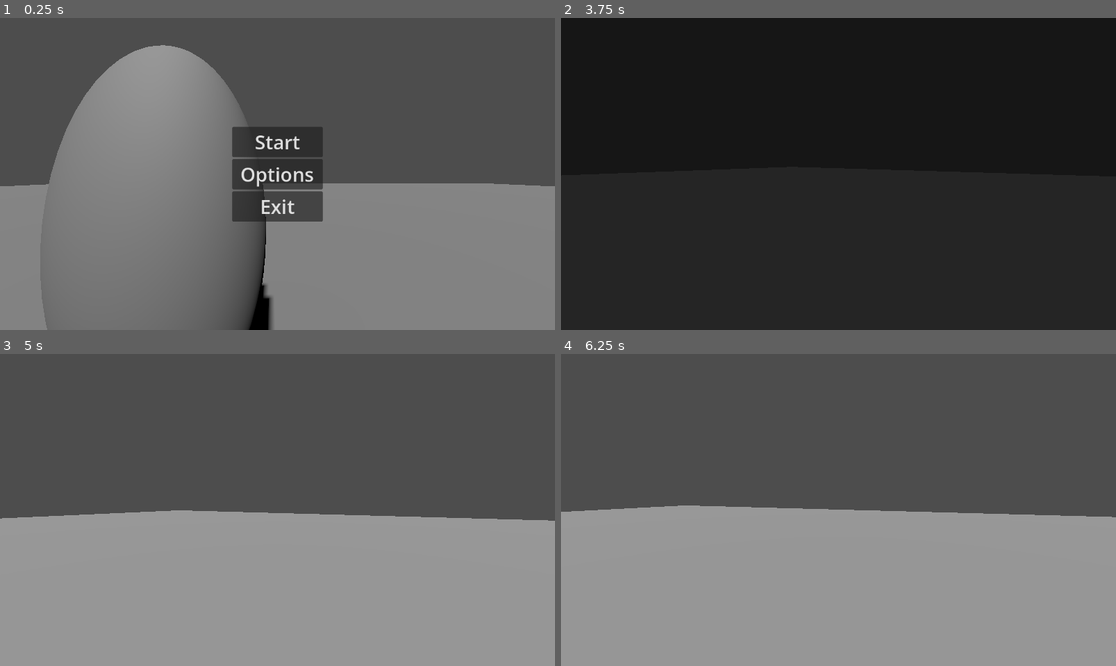
Above: before the commit, frames 1-4 (two rows, left to right).
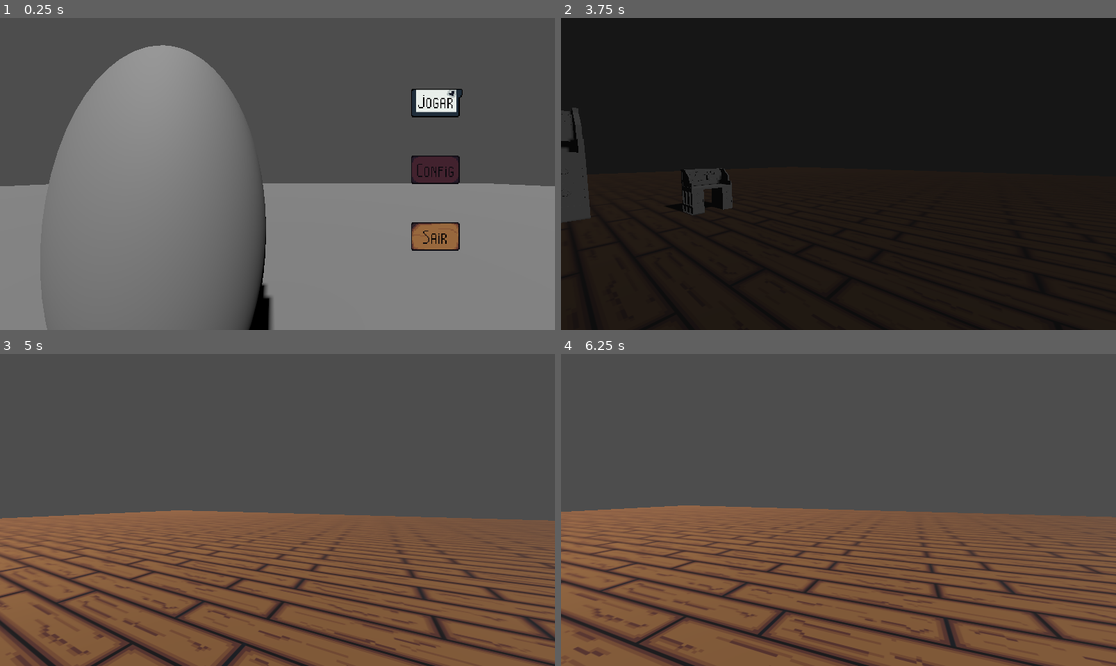
Above: after the commit, the same moments.

Repository: AqueleTaldoGabo/FelpoJam-Semtideiz
Game: Godot game, scene res://Source/main.tscn
Two runs of this game, one before a commit and one after it. Both use one fixed random seed, a clock stepped at 60 frames per second and the inputs below.
Inputs (mouse positions are in pixels of both pictures, inside the frame that each line leads up to; where the layout moved, square brackets give the same spot in the first picture):
- Up to frame 1 (0.25 s): no input
- Up to frame 2 (3.75 s): click (993, 170) [838, 174] at 0.5 s; click (993, 102) [838, 142] at 1.25 s; click (993, 102) [838, 142] at 2 s; move the mouse to (960, 158) at 2.77 s; hold D (anda_direita) 2.78-3.53 s; click (960, 158) at 2.92 s; tap Enter at 3.5 s; move the mouse to (810, 174) at 3.52 s; hold W (anda_frente) from 3.53 s (still down)
- Up to frame 3 (5 s): keep holding W (anda_frente); move the mouse to (288, 503) at 4.27 s
- Up to frame 4 (6.25 s): keep holding W (anda_frente); move the mouse to (832, 516) at 5.02 s; click (832, 516) at 5.17 s; move the mouse to (877, 513) at 5.77 s

The runs differ from the first frame. In frame 1, 7.0% of the frame differs, in the area x 41-84%, y 22-75%; in frame 2, 1.1%; in frame 3, 48%; in frame 4, 50%, in the area x 0-100%, y 48-100%.

Commit message:
tudo até agora

Diff:
--- /dev/null
+++ b/Source/Global/Controle_Musica.gd
@@ -0,0 +1,20 @@
+extends Node
+
+@export var transition_duration: float = 1.0
+
+func fade_out(stream_player: AudioStreamPlayer):
+	var tween = create_tween()
+
+	tween.tween_property(
+		stream_player,
+		"volume_db",
+		-80.0,
+		transition_duration
+	).set_trans(Tween.TRANS_SINE).set_ease(Tween.EASE_IN)
+
+	tween.finished.connect(_on_fade_finished.bind(stream_player))
+
+
+func _on_fade_finished(stream_player: AudioStreamPlayer):
+	stream_player.stop()
+	stream_player.volume_db = 0
--- a/Source/Levels/Cena1.tscn
+++ b/Source/Levels/Cena1.tscn
@@ -2,9 +2,17 @@
 
 [ext_resource type="Script" uid="uid://cxn41at0x3823" path="res://Source/Levels/cena_1.gd" id="1_ovw4t"]
 [ext_resource type="PackedScene" uid="uid://b78keg0ignt8j" path="res://Source/Player/player.tscn" id="1_wcs6w"]
+[ext_resource type="Texture2D" uid="uid://bw7f8cobp7k6l" path="res://Source/Assets/Sprites/Chao_teste_quase_interrogacao2.png" id="2_xmjli"]
+[ext_resource type="PackedScene" uid="uid://bpxubxgn7qxa8" path="res://Source/Assets/Modelos/Mesafoda.fbx" id="3_22hde"]
+[ext_resource type="PackedScene" uid="uid://vqcc34o860lb" path="res://Source/Assets/Modelos/Mesafodaepequenacomcor.fbx" id="3_jggnw"]
+[ext_resource type="PackedScene" uid="uid://dmib2t2kx0yei" path="res://Source/Assets/Modelos/Mesafodaepequena.fbx" id="4_alros"]
 
 [sub_resource type="BoxShape3D" id="BoxShape3D_ovw4t"]
 size = Vector3(60, 2, 60)
+
+[sub_resource type="StandardMaterial3D" id="StandardMaterial3D_jggnw"]
+albedo_texture = ExtResource("2_xmjli")
+uv1_scale = Vector3(60, 60, 60)
 
 [sub_resource type="BoxMesh" id="BoxMesh_22hde"]
 size = Vector3(60, 2, 60)
@@ -19,11 +27,21 @@
 shape = SubResource("BoxShape3D_ovw4t")
 
 [node name="MeshInstance3D" type="MeshInstance3D" parent="Chão" unique_id=2048760675]
+material_overlay = SubResource("StandardMaterial3D_jggnw")
 mesh = SubResource("BoxMesh_22hde")
+
+[node name="Mesafodaepequenacomcor" parent="Chão" unique_id=684872391 instance=ExtResource("3_jggnw")]
+transform = Transform3D(1, 0, 0, 0, 1, 0, 0, 0, 1, -4.6078033, 1.0036919, 4.3838634)
 
 [node name="Player" parent="." unique_id=1240492296 instance=ExtResource("1_wcs6w")]
 transform = Transform3D(1, 0, 0, 0, 1, 0, 0, 0, 1, 0, 1, 0)
 
 [node name="DirectionalLight3D" type="DirectionalLight3D" parent="." unique_id=518452928]
-transform = Transform3D(0.99935937, -0.035789058, -1.5643894e-09, 0, -4.371139e-08, 1, -0.035789058, -0.99935937, -4.3683386e-08, 0, 10.860373, 0)
+transform = Transform3D(-0.06537455, -0.6343812, 0.77025104, -0.030634755, 0.7728145, 0.6338923, -0.99739045, 0.017843926, -0.06995656, 5.988968, 9.085171, -0.26222038)
 shadow_enabled = true
+
+[node name="Mesafoda" parent="." unique_id=1537711096 instance=ExtResource("3_22hde")]
+transform = Transform3D(1, 0, 0, 0, 1, 0, 0, 0, 1, -8.609442, -0.23175573, 0)
+
+[node name="Mesafodaepequena" parent="." unique_id=1393830002 instance=ExtResource("4_alros")]
+transform = Transform3D(1, 0, 0, 0, 1, 0, 0, 0, 1, -3.930544, 0.013289988, -3.4860787)
--- a/Source/Player/player.tscn
+++ b/Source/Player/player.tscn
@@ -1,7 +1,7 @@
 [gd_scene format=3 uid="uid://b78keg0ignt8j"]
 
 [ext_resource type="Script" uid="uid://bmhhi0tril483" path="res://Source/Player/player.gd" id="1_4flbx"]
-[ext_resource type="Shader" uid="uid://bcfuj16arhi4e" path="res://Source/dithering.gdshader" id="2_g4gsc"]
+[ext_resource type="Shader" uid="uid://bcfuj16arhi4e" path="res://Source/Global/dithering.gdshader" id="2_g4gsc"]
 
 [sub_resource type="SphereMesh" id="SphereMesh_4flbx"]
 
@@ -47,4 +47,5 @@
 
 [node name="PosProcessamento" type="MeshInstance3D" parent="Camera3D" unique_id=648073286]
 transform = Transform3D(1, 0, 0, 0, 1, 0, 0, 0, 1, 0.23723257, 0.23640442, 0)
+extra_cull_margin = 303.41
 mesh = SubResource("QuadMesh_v1mne")
--- a/Source/main.tscn
+++ b/Source/main.tscn
@@ -1,7 +1,11 @@
 [gd_scene format=3 uid="uid://lotggtps5xbm"]
 
-[ext_resource type="Shader" uid="uid://bcfuj16arhi4e" path="res://Source/dithering.gdshader" id="1_kvypo"]
+[ext_resource type="Shader" uid="uid://bcfuj16arhi4e" path="res://Source/Global/dithering.gdshader" id="1_kvypo"]
+[ext_resource type="AudioStream" uid="uid://dmr1m3n5r0gm2" path="res://Source/Música/menucarimbador.ogg" id="1_p7x2e"]
 [ext_resource type="Script" uid="uid://dvlm5tx45km2i" path="res://Source/menu.gd" id="1_wkcc7"]
+[ext_resource type="Texture2D" uid="uid://tghqrh6m83mh" path="res://Source/Assets/Sprites/Jogar.png" id="4_8cnld"]
+[ext_resource type="Texture2D" uid="uid://chp74tucmawqs" path="res://Source/Assets/Sprites/Config.png" id="5_r8bwp"]
+[ext_resource type="Texture2D" uid="uid://ch32oikdg4b3i" path="res://Source/Assets/Sprites/Sair.png" id="6_phq82"]
 
 [sub_resource type="SphereMesh" id="SphereMesh_wkcc7"]
 
@@ -36,6 +40,10 @@
 
 [node name="Main" type="Node" unique_id=1376397151]
 
+[node name="Menucarimbador" type="AudioStreamPlayer" parent="." unique_id=1523005245]
+stream = ExtResource("1_p7x2e")
+autoplay = true
+
 [node name="DirectionalLight3D" type="DirectionalLight3D" parent="." unique_id=1021556705]
 transform = Transform3D(0.99935937, -0.035789058, -4.977924e-10, 0.022797398, 0.6365854, 0.7708692, -0.02758868, -0.7703753, 0.6369935, 0.4566462, 5.9785156, 4.0120487)
 shadow_enabled = true
@@ -49,6 +57,7 @@
 
 [node name="PosProcessamento" type="MeshInstance3D" parent="Camera3D" unique_id=1719007020]
 transform = Transform3D(1, 0, 0, 0, 1, 0, 0, 0, 1, 0.23723257, 0.23640442, 0)
+extra_cull_margin = 455.11
 mesh = SubResource("QuadMesh_kvypo")
 
 [node name="Chão" type="StaticBody3D" parent="." unique_id=552117241]
@@ -61,34 +70,37 @@
 mesh = SubResource("BoxMesh_p7x2e")
 
 [node name="VboxBotoes" type="VBoxContainer" parent="." unique_id=1148657374]
-anchors_preset = 8
-anchor_left = 0.5
-anchor_top = 0.5
-anchor_right = 0.5
-anchor_bottom = 0.5
-offset_left = -94.0
-offset_top = -98.5
-offset_right = 94.0
-offset_bottom = 98.5
+anchors_preset = -1
+anchor_left = 0.7248264
+anchor_top = 0.16666667
+anchor_right = 0.8439236
+anchor_bottom = 0.80617285
+offset_right = 254.79999
+offset_bottom = 769.6
 grow_horizontal = 2
 grow_vertical = 2
+scale = Vector2(0.35, 0.35)
+alignment = 1
 script = ExtResource("1_wkcc7")
+metadata/_edit_use_anchors_ = true
 
 [node name="BotaoStart" type="Button" parent="VboxBotoes" unique_id=1096133034]
 layout_mode = 2
-theme_override_font_sizes/font_size = 40
-text = "Start
-"
+theme_override_font_sizes/font_size = 10
+icon = ExtResource("4_8cnld")
+flat = true
 
 [node name="BotaoOptions" type="Button" parent="VboxBotoes" unique_id=488145552]
 layout_mode = 2
-theme_override_font_sizes/font_size = 40
-text = "Options"
+theme_override_font_sizes/font_size = 10
+icon = ExtResource("5_r8bwp")
+flat = true
 
 [node name="BotaoSair" type="Button" parent="VboxBotoes" unique_id=413538445]
 layout_mode = 2
-theme_override_font_sizes/font_size = 40
-text = "Exit"
+theme_override_font_sizes/font_size = 10
+icon = ExtResource("6_phq82")
+flat = true
 
 [connection signal="pressed" from="VboxBotoes/BotaoStart" to="VboxBotoes" method="_on_botao_start_pressed"]
 [connection signal="pressed" from="VboxBotoes/BotaoSair" to="VboxBotoes" method="_on_botao_sair_pressed"]
--- a/Source/menu.gd
+++ b/Source/menu.gd
@@ -1,10 +1,11 @@
 extends VBoxContainer
 
-
+@onready var musica:AudioStreamPlayer = $"../Menucarimbador"
 const CENA_1 = preload("uid://mq5h3p2in5jw")
 
 func _on_botao_start_pressed() -> void:
 	Transicao.transicao()
+	ControleMusica.fade_out(musica)
 	await Transicao.fade_acabou
 	get_tree().change_scene_to_packed(CENA_1)
 
--- a/project.godot
+++ b/project.godot
@@ -18,6 +18,7 @@
 [autoload]
 
 Transicao="*uid://b86k7pdekf4of"
+ControleMusica="*uid://boxcqxym18bnq"
 
 [input]
 
Binary file added: Source/Assets/Modelos/Garrafa.fbx
Not shown, added: Source/Assets/Modelos/Garrafa.fbx.import
Binary file added: Source/Assets/Modelos/Mesafoda.fbx
Not shown, added: Source/Assets/Modelos/Mesafoda.fbx.import
Binary file added: Source/Assets/Modelos/Mesafodaepequena.fbx
Not shown, added: Source/Assets/Modelos/Mesafodaepequena.fbx.import
Binary file added: Source/Assets/Modelos/Mesafodaepequenacomcor.fbx
Not shown, added: Source/Assets/Modelos/Mesafodaepequenacomcor.fbx.import
Binary file added: Source/Assets/Sprites/Chao_teste_quase_interrogacao2.png
Not shown, added: Source/Assets/Sprites/Chao_teste_quase_interrogacao2.png.import
Binary file added: Source/Assets/Sprites/Config.png
Not shown, added: Source/Assets/Sprites/Config.png.import
(and 9 more such lines)
